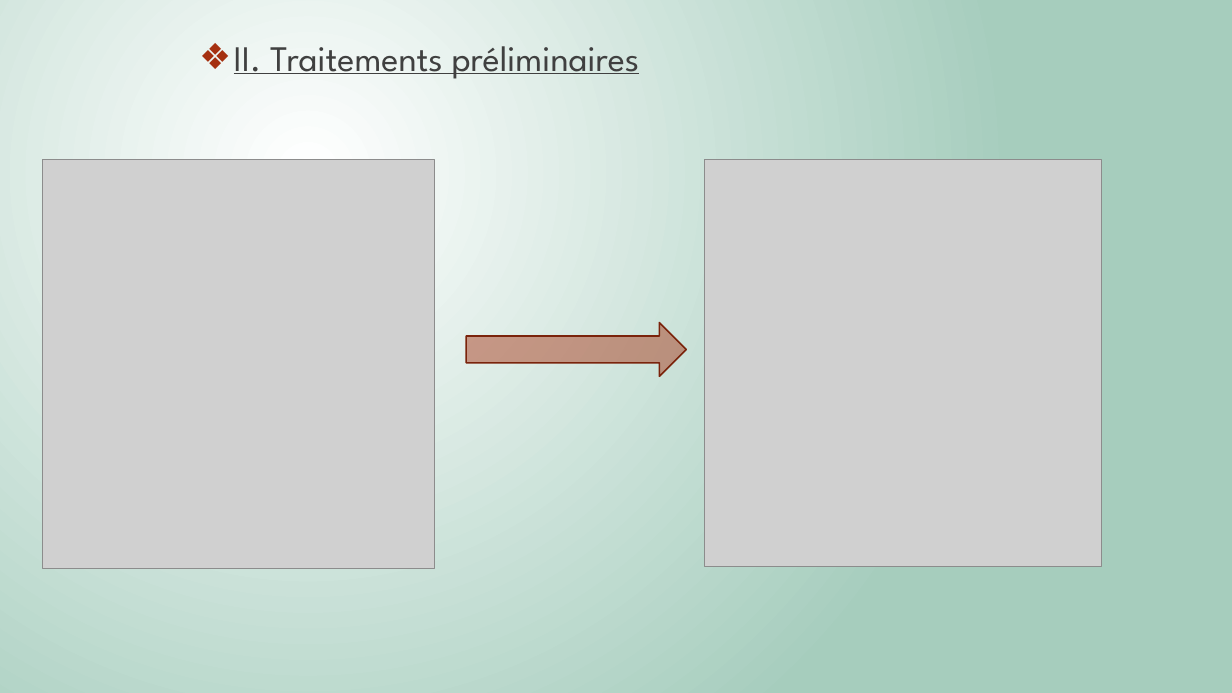
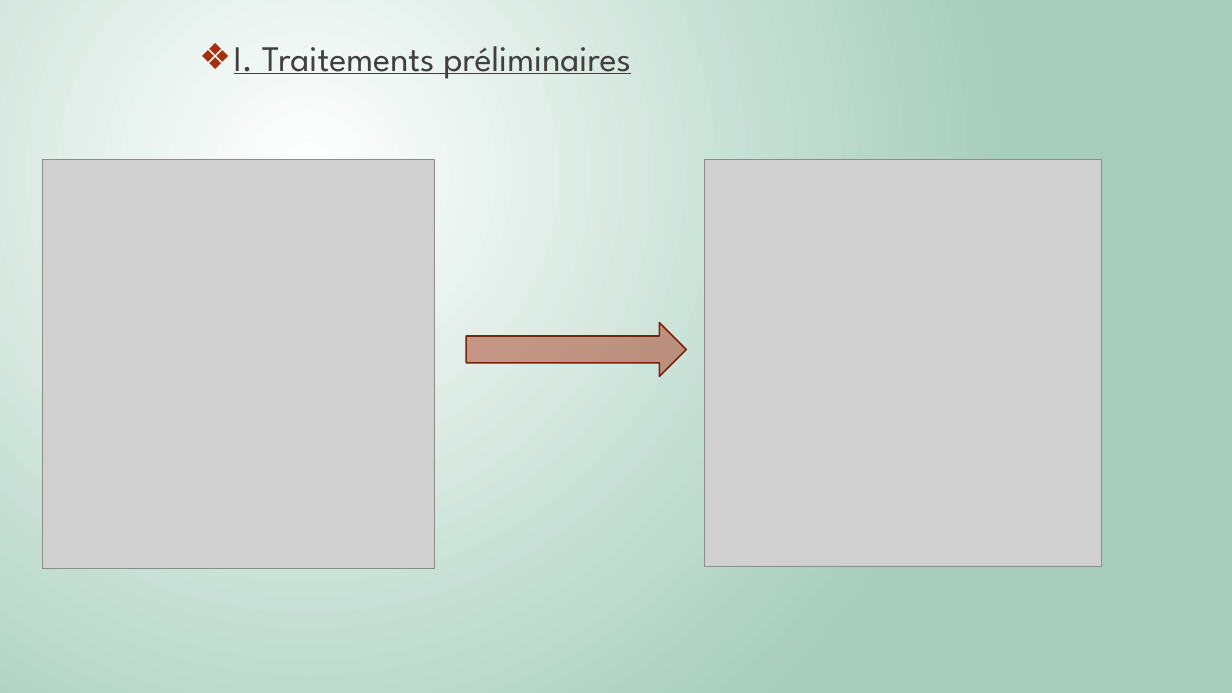
Before and after one commit to Killian-Herveau/PIMS, a slide deck: slide 8 of Pres_Avril/PresentationPIMSAvril.pptx. Drawn at 1232x693 pixels with LibreOffice and Linux fonts; fonts in the diff are those of the drawing; grey boxes stand for pictures. Boxes give left, top, right and bottom in pixels: in the first picture for what was removed or moved away, otherwise in the second. Text is boxed around its words. In the diff, an @@ line names an element or a change of style, - is before the commit and + after.

```diff
--- a/Pres_Avril/PresentationPIMSAvril.pptx
+++ b/Pres_Avril/PresentationPIMSAvril.pptx
@@ text at (234,46,631,79): text changed @@
-❖ II. Traitements préliminaires
+❖ I. Traitements préliminaires
```
Also in this commit, not shown: 8 other slides changed, 2 slides added, 1 slide removed, 1 other file.
